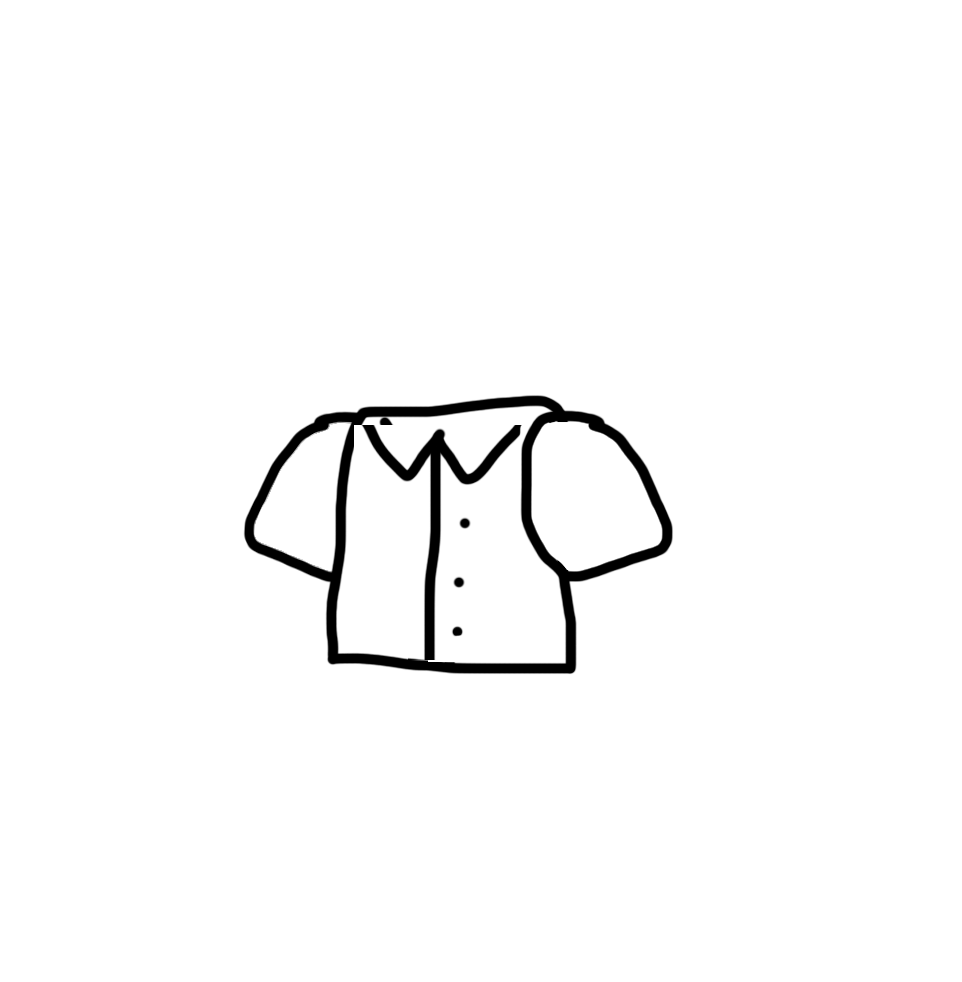
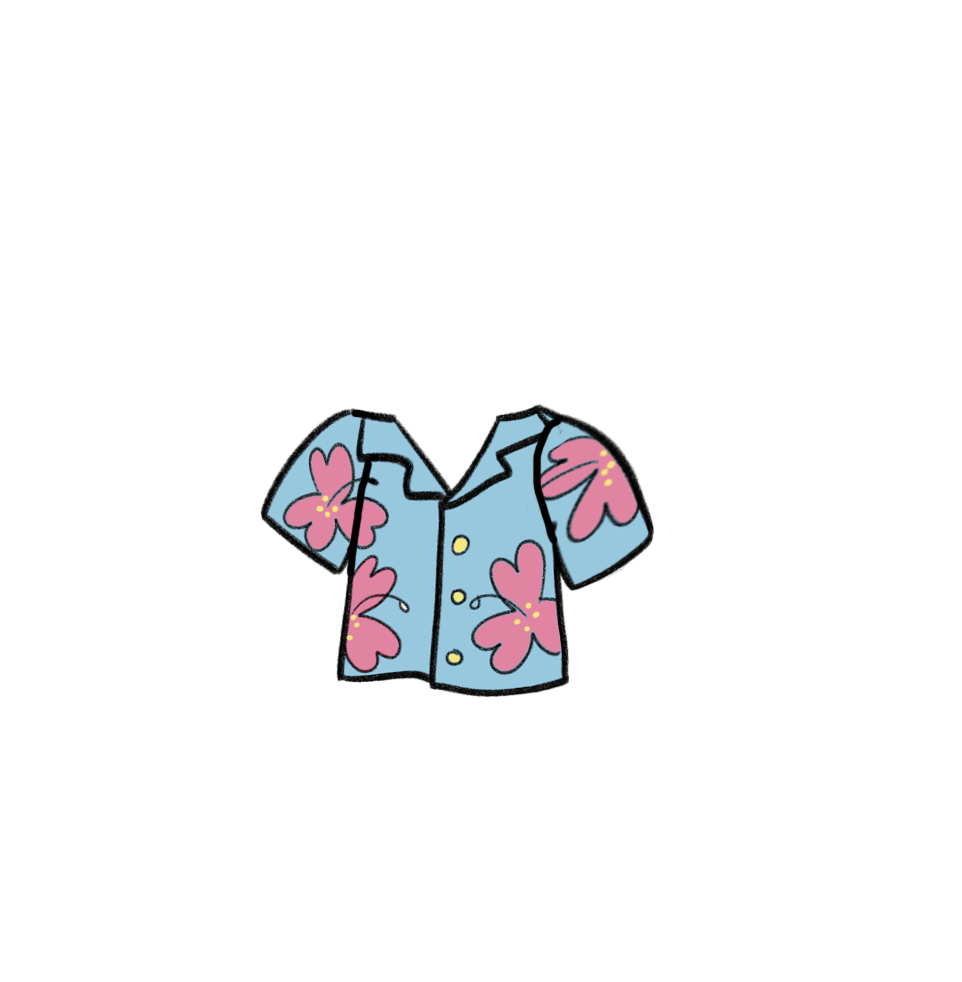
The second 962 x 982 image is a revision of the first. Changes to its layers:
painted on "Manga Derecha" over left=520, top=409, right=674, bottom=591
painted on "Base Camisa" over left=325, top=395, right=578, bottom=697
painted on "Manga Izquierda" over left=243, top=408, right=391, bottom=584
